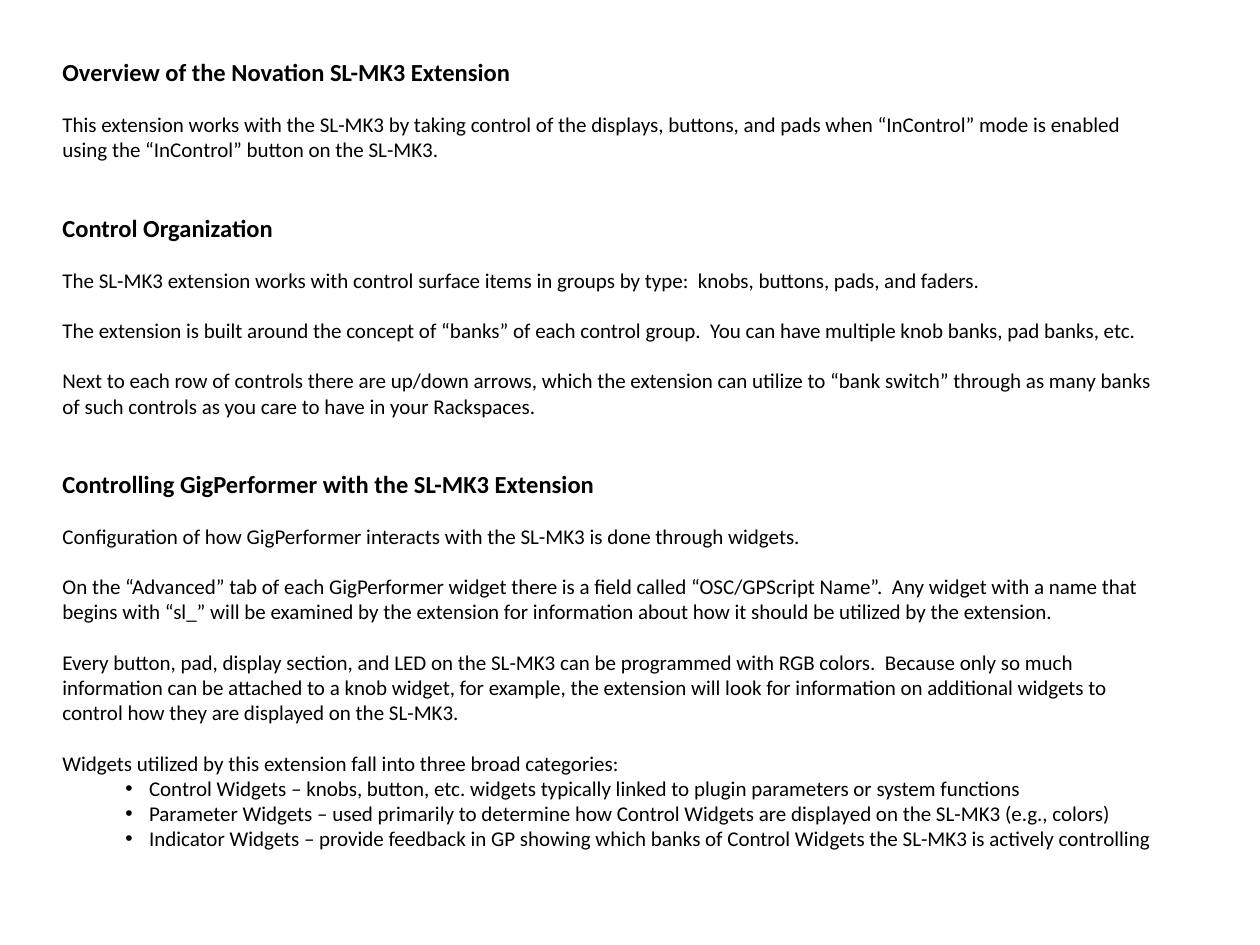
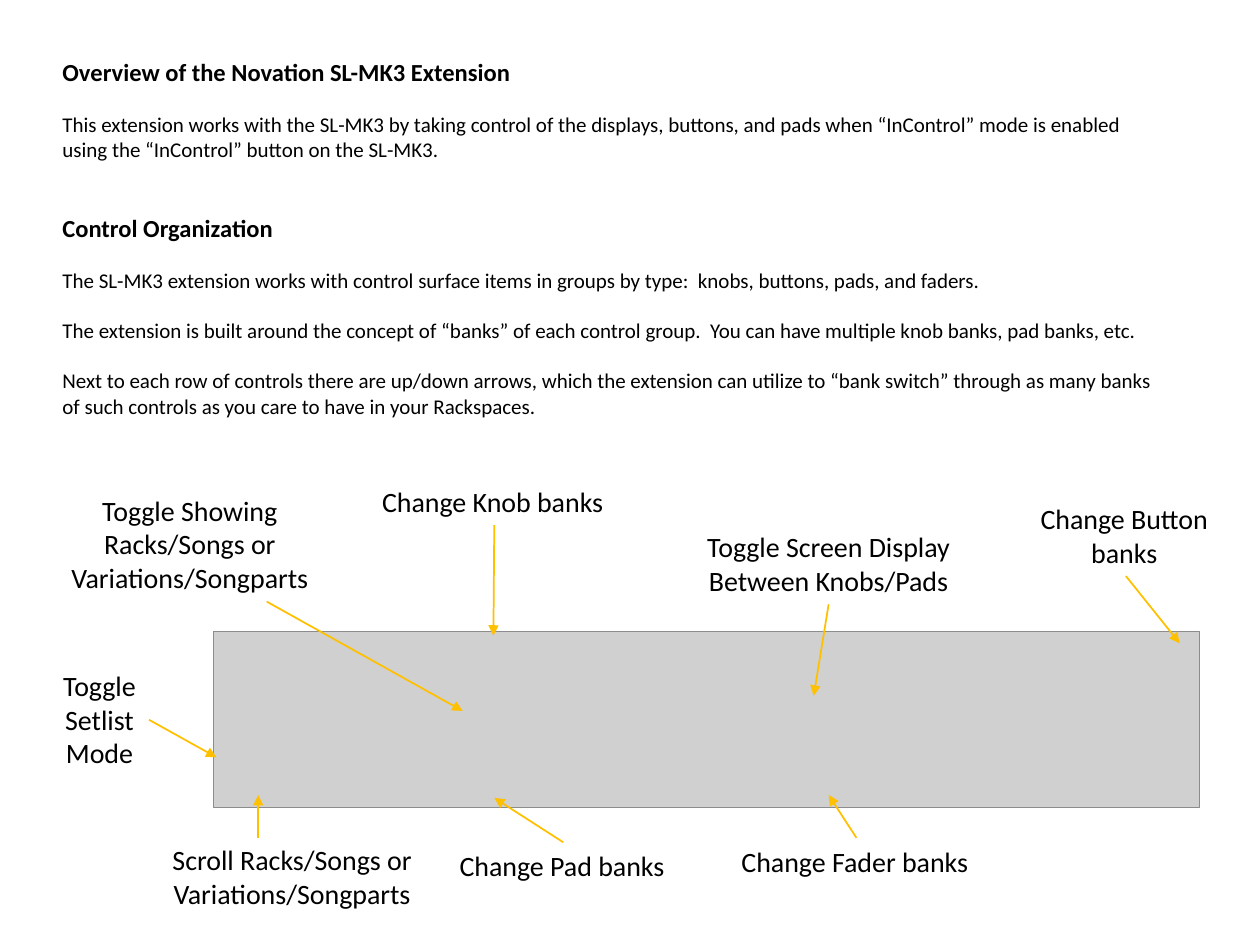
Before and after one commit to WidnerM/GP-SL-MK3, a slide deck: slide 1 of SL-MK3 Extension.pptx (slide 2 before the commit). Drawn at 1260x945 pixels with LibreOffice and Linux fonts; fonts in the diff are those of the drawing; grey boxes stand for pictures. Boxes give left, top, right and bottom in pixels: in the first picture for what was removed or moved away, otherwise in the second. Text is boxed around its words. In the diff, an @@ line names an element or a change of style, - is before the commit and + after.

Commit message:
Updated documentation, moved "_m" momentary flag to 4th position in widget Caption

```diff
--- a/SL-MK3 Extension.pptx
+++ b/SL-MK3 Extension.pptx
@@ text at [62,475,1150,850]: paragraphs removed @@
-Controlling GigPerformer with the SL-MK3 Extension
-Configuration of how GigPerformer interacts with the SL-MK3 is done through widgets.
-On the “Advanced” tab of each GigPerformer widget there is a field called “OSC/GPScript Name”. Any widget with a name that begins with “sl_” will be examined by the extension for information about how it should be utilized by the extension.
-Every button, pad, display section, and LED on the SL-MK3 can be programmed with RGB colors. Because only so much information can be attached to a knob widget, for example, the extension will look for information on additional widgets to control how they are displayed on the SL-MK3.
-Widgets utilized by this extension fall into three broad categories:
-  • Control Widgets – knobs, button, etc. widgets typically linked to plugin parameters or system functions
-  • Parameter Widgets – used primarily to determine how Control Widgets are displayed on the SL-MK3 (e.g., colors)
-  • Indicator Widgets – provide feedback in GP showing which banks of Control Widgets the SL-MK3 is actively controlling
@@ text added at [71,501,308,593], 16 pt, text #000000 @@
+Toggle Showing
+Racks/Songs or
+Variations/Songparts
@@ text added at [382,492,603,517], 16 pt, text #000000 @@
+Change Knob banks
@@ text added at [1041,509,1208,564], 16 pt, text #000000 @@
+Change Button
+banks
@@ arrow added from (494, 525) to (494, 636), #FFC000 1 pt @@
@@ text added at [707,537,950,592], 16 pt, text #000000 @@
+Toggle Screen Display
+Between Knobs/Pads
@@ arrow added from (1126, 576) to (1179, 644), #FFC000 1 pt @@
@@ arrow added from (267, 601) to (462, 711), #FFC000 1 pt @@
@@ arrow added from (829, 605) to (814, 696), #FFC000 1 pt @@
@@ picture added at [214,631,1200,808] @@
@@ text added at [63,676,136,764], 16 pt, text #000000 @@
+Toggle
+Setlist
+Mode
@@ arrow added from (149, 719) to (217, 757), #FFC000 1 pt @@
@@ arrow added from (258, 838) to (258, 795), #FFC000 1 pt @@
@@ arrow added from (563, 843) to (494, 798), #FFC000 1 pt @@
@@ arrow added from (857, 838) to (829, 795), #FFC000 1 pt @@
@@ text added at [172,850,411,909], 16 pt, text #000000 @@
+Scroll Racks/Songs or
+Variations/Songparts
@@ text added at [460,856,664,881], 16 pt, text #000000 @@
+Change Pad banks
@@ text added at [741,852,968,877], 16 pt, text #000000 @@
+Change Fader banks
```
Also in this commit, not shown: 3 other slides changed, 1 slide added, 3 other files.
